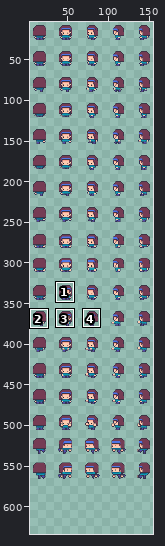
Edited in one commit: sprite sheet (Assets/Art/S_Avatar.png). The first picture is a wide view before the edit; the outline marks the close-up.
Close-up. First the earlier version:
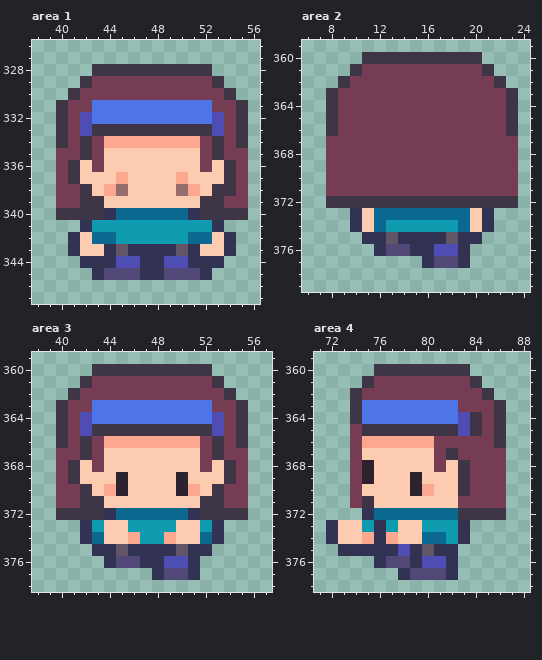
The file is 160x576 pixels. Shown: area 1: x 38..56, y 326..347; area 2: x 6..24, y 359..379; area 3: x 38..57, y 359..378; area 4: x 71..88, y 359..378. The old version is drawn lined up with the new one, on the new canvas. The wide view leaves out empty margins. The commit also changed other parts of the picture, which this record leaves out.
After:
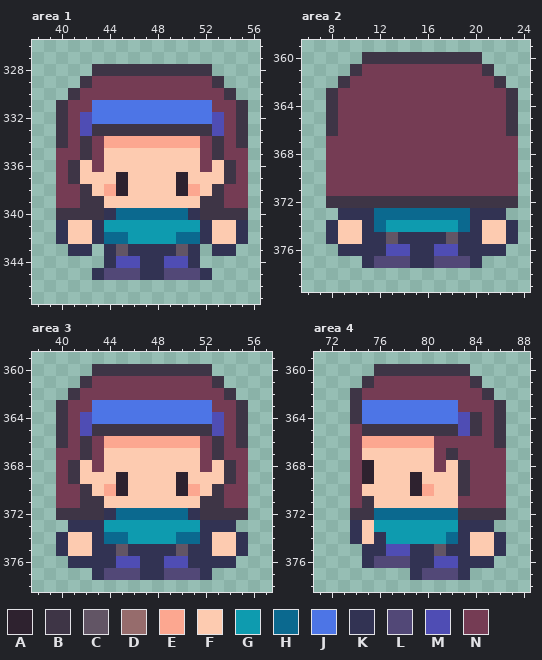
Palette (. is transparent): A #2e222f  B #3e3546  C #625565  D #966c6c  E #fca790  F #fdcbb0  G #0e9baf  H #0b698f  J #4d75e6  K #323353  L #524877  M #4f4db4  N #753c54
Difference:
canvas 160x576 -> 160x640
--- area 1
@@ x 38..56 @@
 336 ..NBFNFFFFFFFFNFBN.
-337 ..NBFFFEFFFFEFFFBN.
-338 ..NNBFEDFFFFDEFBBN.
+337 ..NBFFFAFFFFAFFFBN.
+338 ..NNBFEAFFFFAEFBNN.
 339 ..NNBBFFFFFFFFBBNN.
 340 ..BBBBKHHHHHHKBBBB.
-341 ....KGGGGGGGGGGK...
-342 ...KFHHGGGGGGHHFK..
-343 ...KFFKCKKKKCKFFK..
-344 ....KKKMMKKMMKKK...
+341 ..KFFKGGGGGGGGKFFK.
+342 ..KFFKHHGGGGHHKFFK.
+343 ...KK.KCKKKKCK.KK..
+344 ......KMMKKMMK.....
 345 .....KLLLKKLLLK....
--- area 2
@@ x 6..24 @@
 372 ..BBBBBBBBBBBBBBBB.
-373 ....KFHHHHHHHHFK...
-374 ....KFHGGGGGGHFK...
-375 .....KKCKKKKCKK....
-376 ......KLLKKMMK.....
-377 ..........KLLK.....
+373 ...KKKHHHHHHHHKKK..
+374 ..KFFKHGGGGGGHKFFK.
+375 ..KFFKKCKKKKCKKFFK.
+376 ...KKKKMMKKMMKKKK..
+377 .....KLLLKKLLLK....
 378 ...................
--- area 3
@@ x 38..57 @@
 372 ..BBBBKHHHHHHKBBBB..
-373 ....KGFFGGGGFFGK....
-374 ....KHFFEGGEFFHK....
-375 .....KKCKKKKCKK.....
-376 ......KLLKKMMK......
-377 ..........KLLK......
+373 ...KKKGGGGGGGGKKK...
+374 ..KFFKHHGGGGHHKFFK..
+375 ..KFFKKCKKKKCKKFFK..
+376 ...KKKKMMKKMMKKKK...
+377 .....KLLLKKLLLK.....
 378 ....................
--- area 4
@@ x 71..88 @@
 371 ...NBFFFFFFFNNNN..
-372 ....KHHHHHHHBBBB..
-373 .KFFGKGFFGGGK.....
-374 .KFFEKEFFHHGK.....
-375 ..KKKKKMKCKK......
-376 .....KLLKMMK......
-377 .......KLLLK......
+372 ...BBHHHHHHHBBBB..
+373 ...KFGGGGGGGKKK...
+374 ...KFKGGGGGHKFFK..
+375 ....KKMMKKCKKFFK..
+376 ....KLLLKKMMKKK...
+377 ........KLLLK.....
 378 ..................
